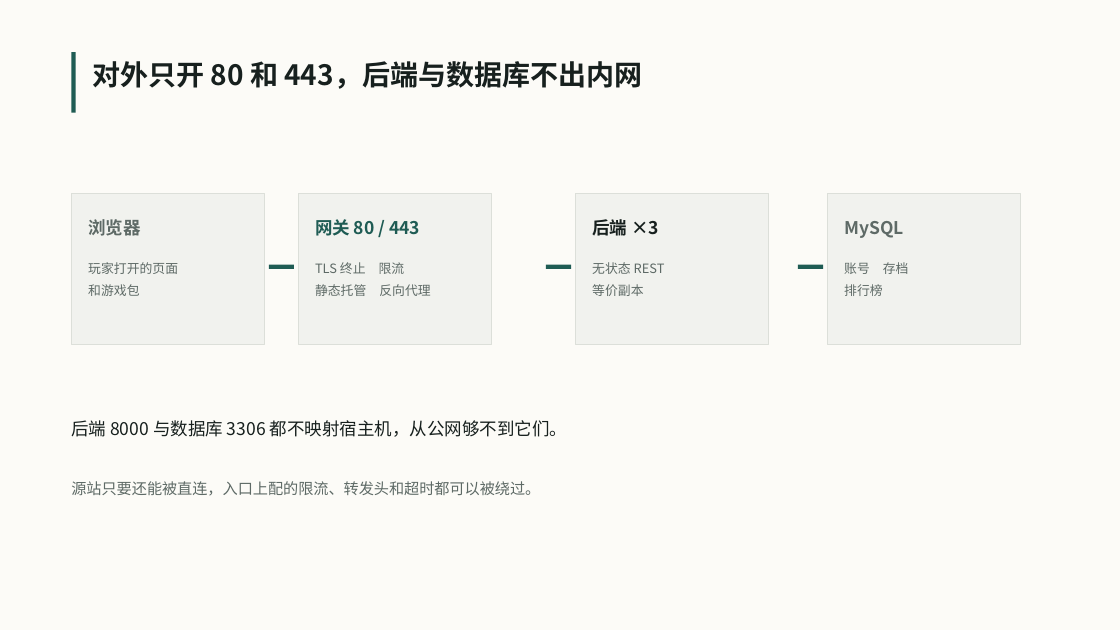
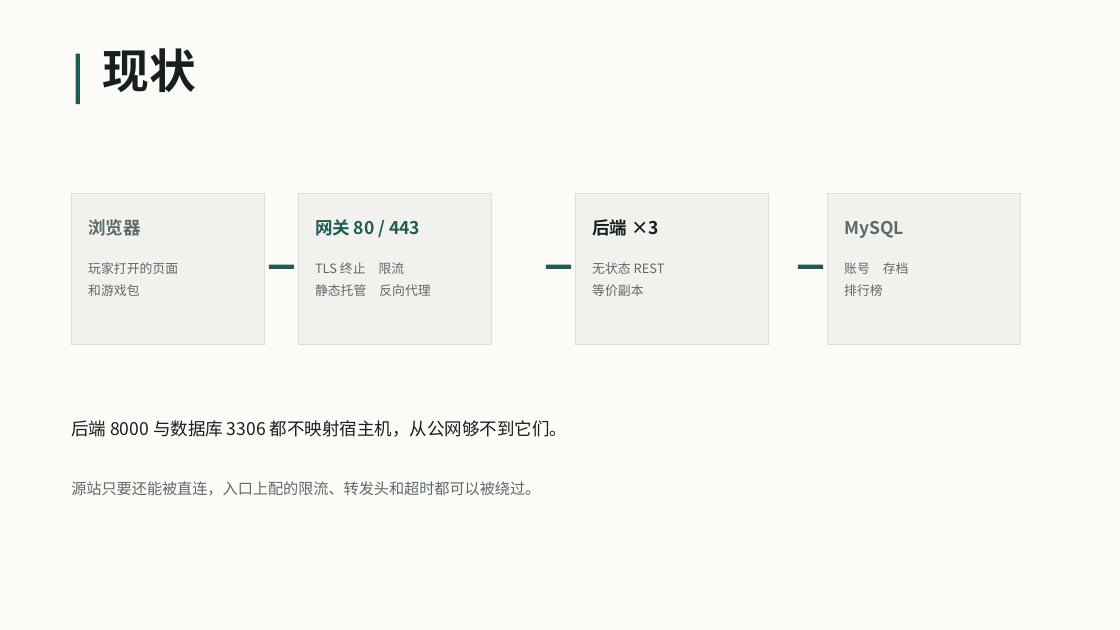
Before and after one commit to VesselPaper/symbiont, a slide deck: slide 2 of share/技术分享-应用代理与负载均衡.pptx. Drawn at 1120x630 pixels with LibreOffice and Linux fonts; fonts in the diff are those of the drawing. Boxes give left, top, right and bottom in pixels: in the first picture for what was removed or moved away, otherwise in the second. Text is boxed around its words. In the diff, an @@ line names an element or a change of style, - is before the commit and + after.

```diff
--- a/share/技术分享-应用代理与负载均衡.pptx
+++ b/share/技术分享-应用代理与负载均衡.pptx
@@ rectangle resized from (x1=71, y1=52, x2=76, y2=113) to (x1=76, y1=54, x2=80, y2=104) @@
@@ text at (x1=102, y1=48, x2=195, y2=92): text changed; size 24 to 40 pt @@
-对外只开 80 和 443，后端与数据库不出内网
+现状
```
Also in this commit, not shown: 17 other slides changed, 1 slide added, 1 slide removed, 2 other files.
